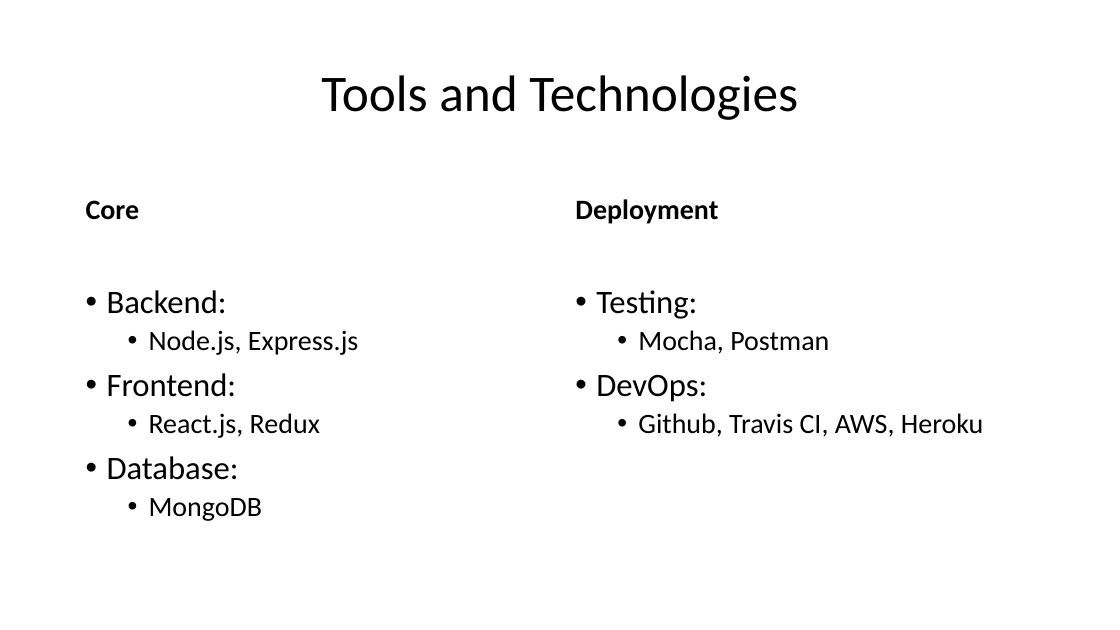
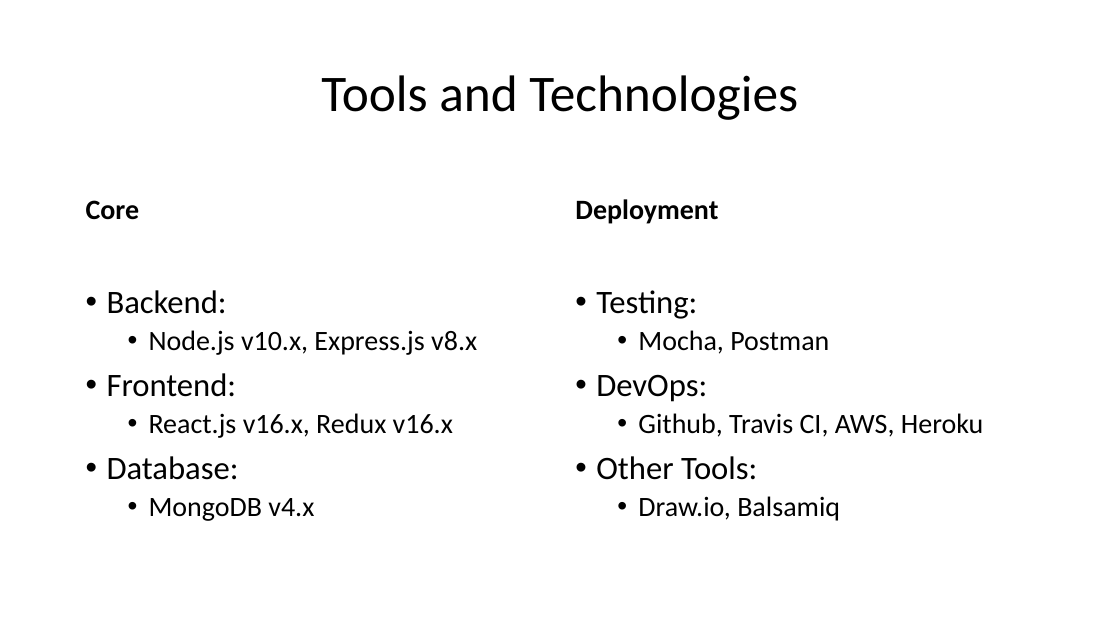
Before and after one commit to pesumca/vibhaag, a slide deck: slide 5 of docs/second_presentation/Vibhaag - Second Presentation.pptx. Drawn at 1120x630 pixels with LibreOffice and Linux fonts; fonts in the diff are those of the drawing. Boxes give left, top, right and bottom in pixels: in the first picture for what was removed or moved away, otherwise in the second. Text is boxed around its words. In the diff, an @@ line names an element or a change of style, - is before the commit and + after.

```diff
--- a/docs/second_presentation/Vibhaag - Second Presentation.pptx
+++ b/docs/second_presentation/Vibhaag - Second Presentation.pptx
@@ text at (149, 330, 477, 355): text changed @@
-  • Node.js, Express.js
+  • Node.js v10.x, Express.js v8.x
@@ text at (149, 413, 453, 438): text changed @@
-  • React.js, Redux
+  • React.js v16.x, Redux v16.x
@@ text at (596, 456, 840, 521): paragraphs added @@
+• Other Tools:
+  • Draw.io, Balsamiq
@@ text at (149, 498, 314, 521): text changed @@
-  • MongoDB
+  • MongoDB v4.x
```
Also in this commit, not shown: 3 other slides changed, 5 other files.
